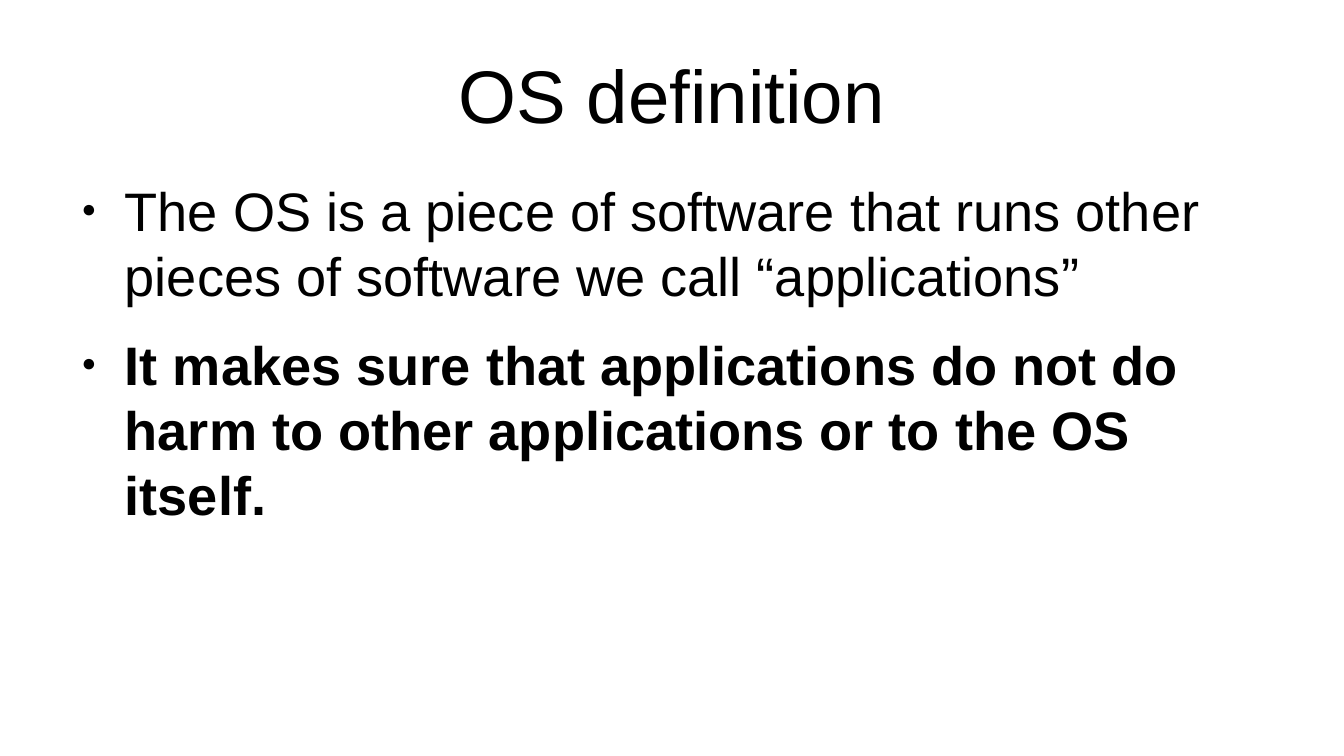
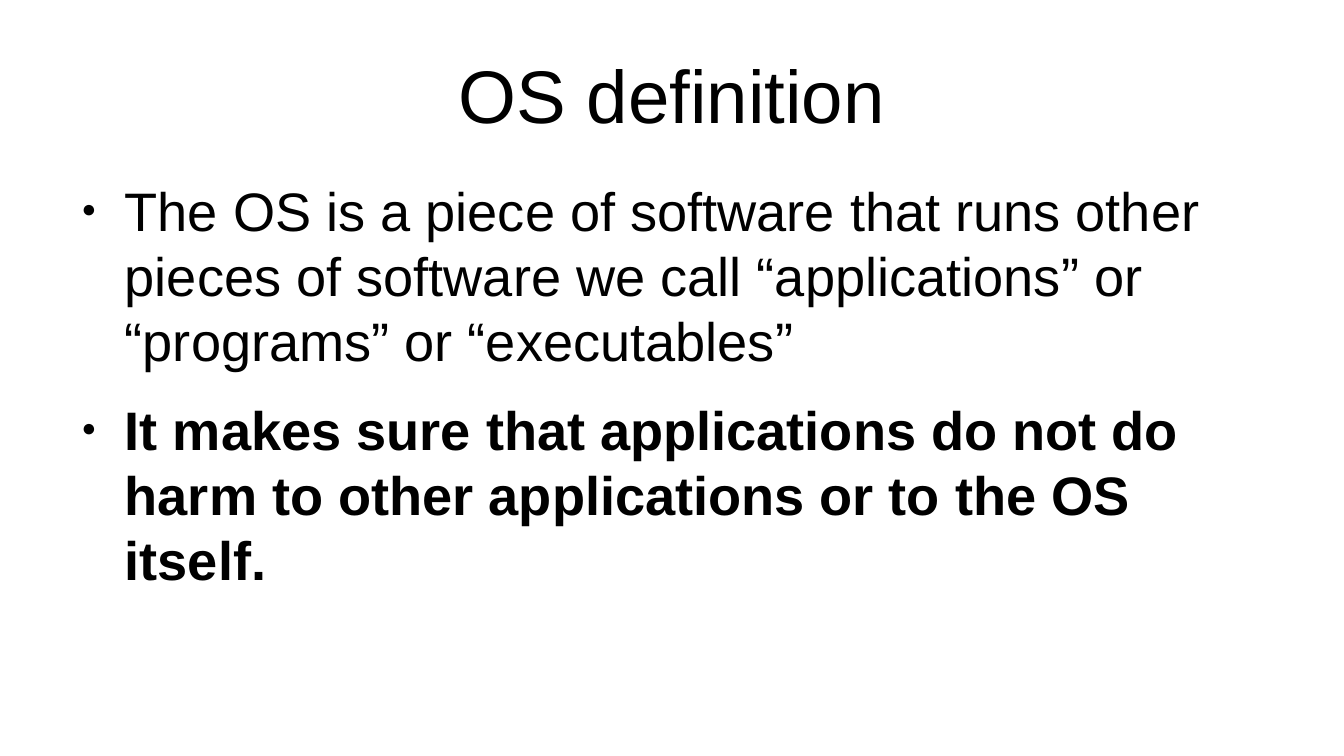
Before and after one commit to veltzer/teaching-slides, a slide deck: slide 4 of odp/os_basics.odp (slide 2 before the commit). Drawn at 1344x756 pixels with LibreOffice and Linux fonts; fonts in the diff are those of the drawing. Boxes give left, top, right and bottom in pixels: in the first picture for what was removed or moved away, otherwise in the second. Text is boxed around its words. In the diff, an @@ line names an element or a change of style, - is before the commit and + after.

```diff
--- a/odp/os_basics.odp
+++ b/odp/os_basics.odp
@@ text at (125, 191, 1199, 370): text changed @@
-● The OS is a piece of software that runs other pieces of software we call “applications”
+● The OS is a piece of software that runs other pieces of software we call “applications” or “programs” or “executables”
```
Also in this commit, not shown: 1 other slide changed, 6 slides added.
